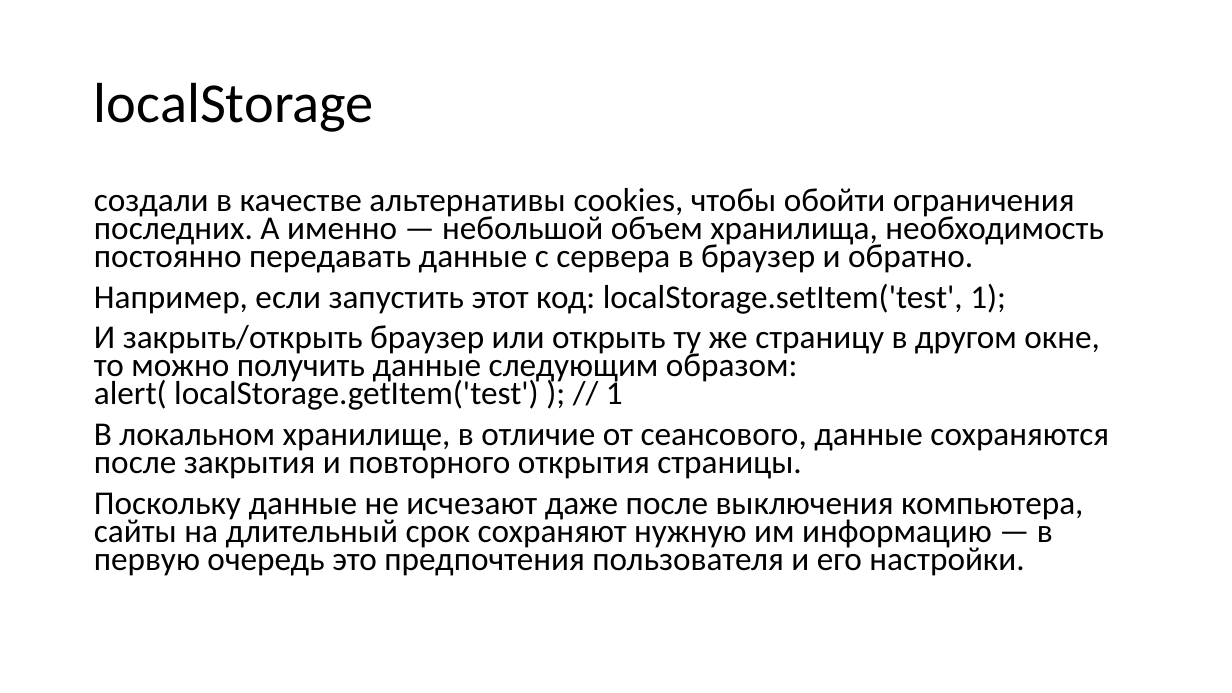
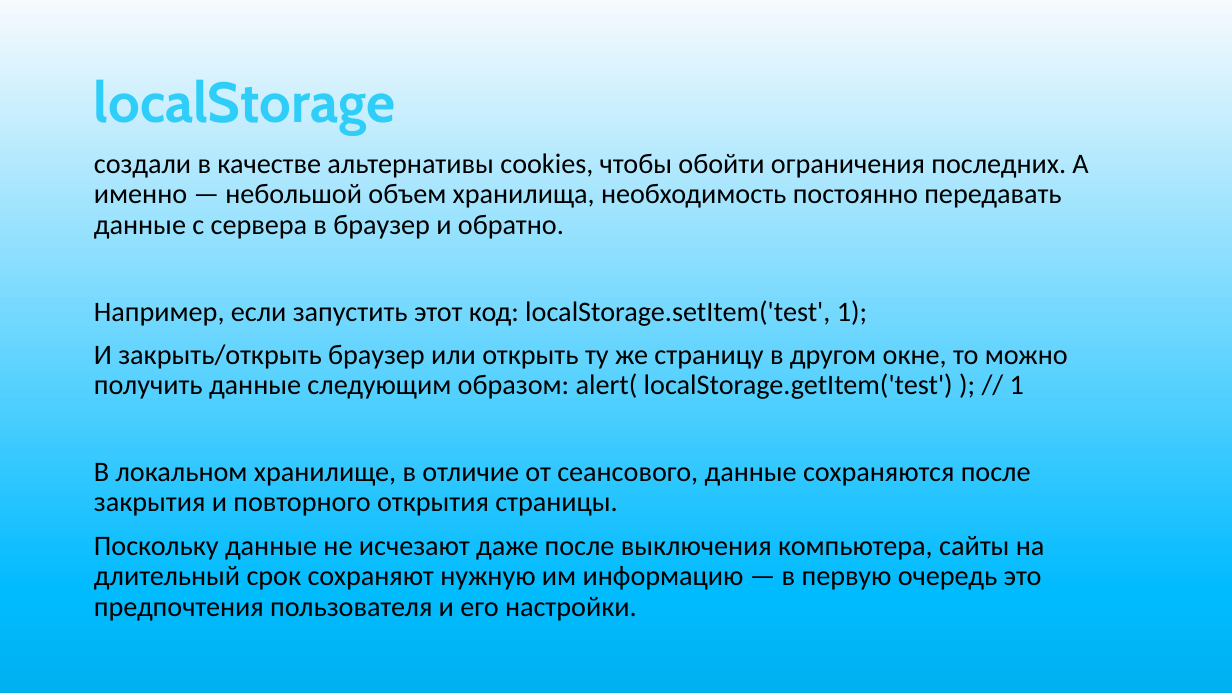
Before and after one commit to rrrrrrrrrrrrin/web-proj, a slide deck: slide 6 of web-proj.pptx. Drawn at 1232x693 pixels with LibreOffice and Linux fonts; fonts in the diff are those of the drawing. Boxes give left, top, right and bottom in pixels: in the first picture for what was removed or moved away, otherwise in the second. Text is boxed around its words. In the diff, an @@ line names an element or a change of style, - is before the commit and + after.

```diff
--- a/web-proj.pptx
+++ b/web-proj.pptx
@@ background #FFFFFF to gradient #F7FAFD to #01BBFF to #00B0F0 @@
@@ title "localStorage" at bbox=[94, 80, 395, 135]: font Calibri to Cabin, text colour #000000 to #2FCEF9, letter outline none to #7030A0 1.75 pt, bold on @@
@@ text "создали в качестве альтернативы cookies, ...": place and size @@
-text "создали в качестве альтернативы cookies, ..." at bbox=[94, 188, 1109, 576]
+text "создали в качестве альтернативы cookies, ..." at bbox=[94, 153, 1088, 590]
@@ text "создали в качестве альтернативы cookies, ..." at bbox=[94, 153, 1088, 590]: size 25.9 to 22 pt; line spacing 0.7 to 0.9 @@
```
Also in this commit, not shown: 14 other slides changed, 1 other file.
